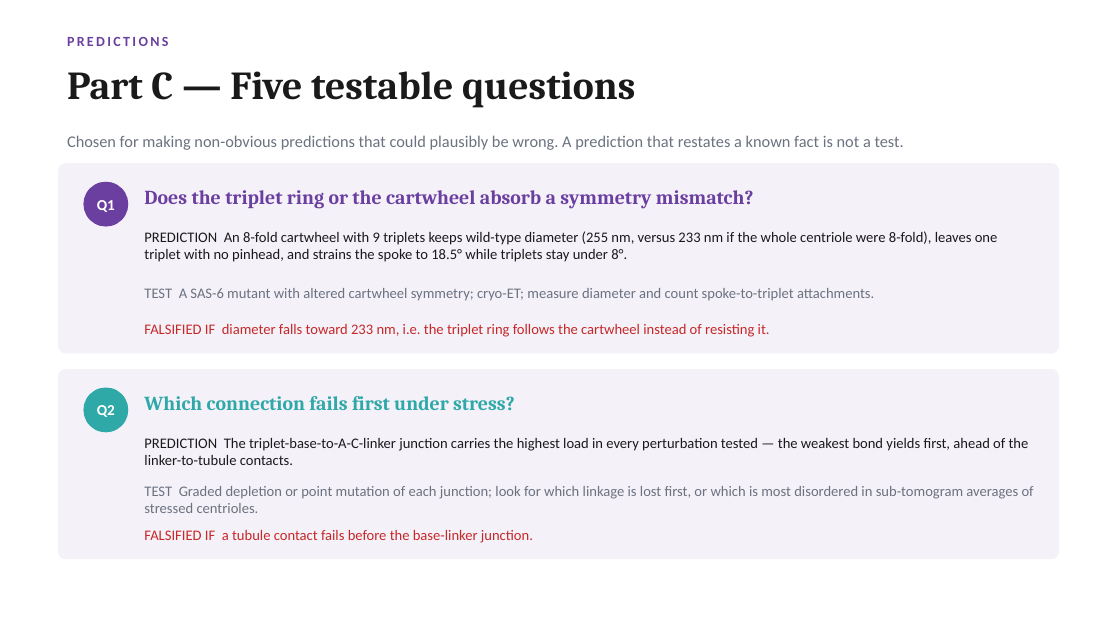
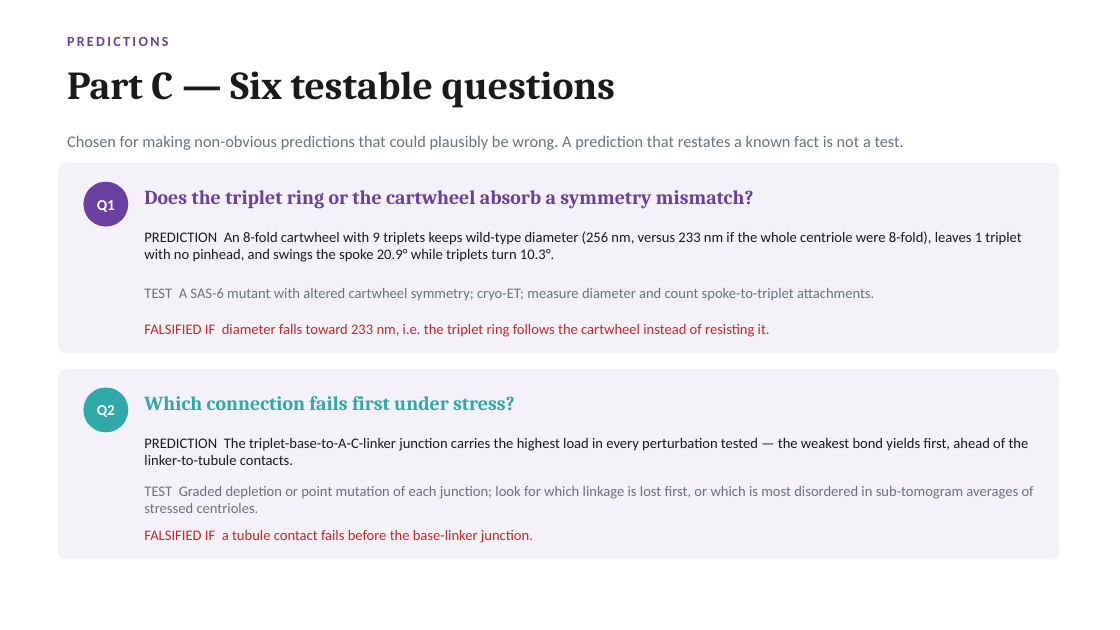
Before and after one commit to UPGON/CenGeometry, a slide deck: slide 5 of presentations/03_CenGeometry_Expert_Recommendations.pptx. Drawn at 1120x630 pixels with LibreOffice and Linux fonts; fonts in the diff are those of the drawing. Boxes give left, top, right and bottom in pixels: in the first picture for what was removed or moved away, otherwise in the second. Text is boxed around its words. In the diff, an @@ line names an element or a change of style, - is before the commit and + after.

```diff
--- a/presentations/03_CenGeometry_Expert_Recommendations.pptx
+++ b/presentations/03_CenGeometry_Expert_Recommendations.pptx
@@ text at <box>67,71,615,108</box>: text changed @@
-Part C — Five testable questions
+Part C — Six testable questions
@@ text at <box>144,231,1021,262</box>: text changed @@
-PREDICTION An 8-fold cartwheel with 9 triplets keeps wild-type diameter (255 nm, versus 233 nm if the whole centriole were 8-fold), leaves one triplet with no pinhead, and strains the spoke to 18.5° while triplets stay under 8°.
+PREDICTION An 8-fold cartwheel with 9 triplets keeps wild-type diameter (256 nm, versus 233 nm if the whole centriole were 8-fold), leaves 1 triplet with no pinhead, and swings the spoke 20.9° while triplets turn 10.3°.
```
Also in this commit, not shown: 3 other slides changed, 1 slide added, 28 other files.
